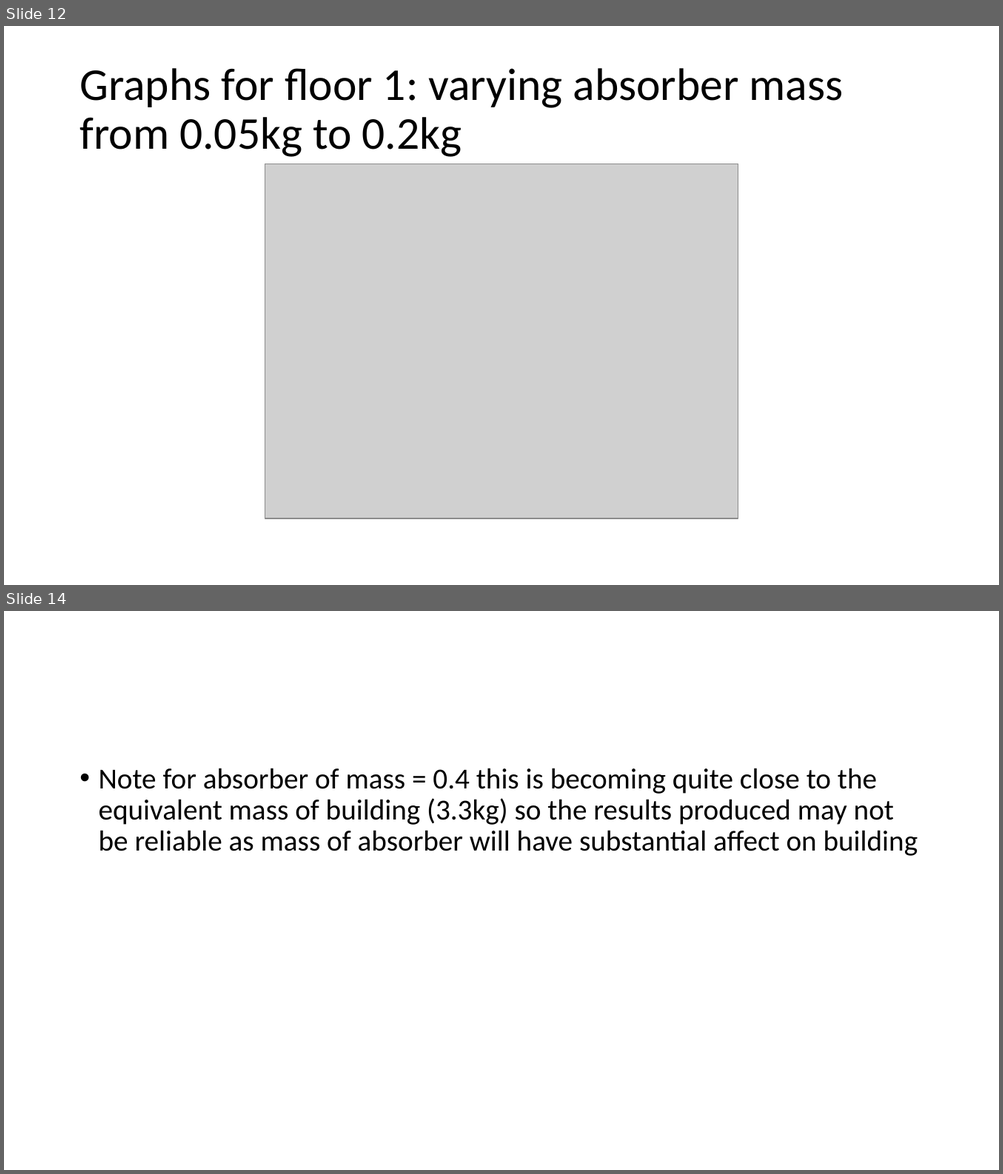
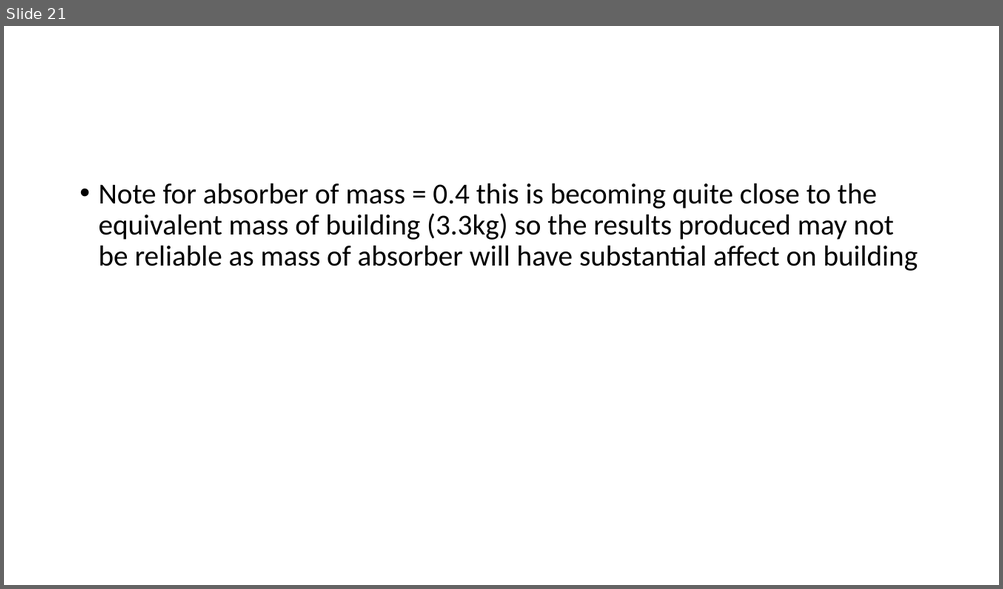
Before and after one commit to harrysarson/building-vibrations, a slide deck: Presentation.pptx. Shown one above the other, each under a label of ours: slides 12 and 14 before the commit, slide 21 after it; the slides between them are not shown. The pictures are 1003x1174 and 1003x589 pixels, drawn with LibreOffice and Linux fonts; fonts in the diff are those of the drawing; grey boxes stand for pictures. Boxes give left, top, right and bottom in pixels: in the first picture for what was removed or moved away, otherwise in the second. Text is boxed around its words. In the diff, an @@ line names an element or a change of style, - is before the commit and + after.

```diff
--- a/Presentation.pptx
+++ b/Presentation.pptx
@@ slide 12 removed at (4, 26, 999, 585), background #FFFFFF @@
@@ title removed at (79, 68, 843, 157) @@
-Graphs for floor 1: varying absorber mass from 0.05kg to 0.2kg
@@ picture removed at (264, 164, 737, 519) @@
@@ what was slide 14 is now slide 21 @@
```
Also in this commit, not shown: 1 slide changed, 11 slides added, 3 other slides removed.
